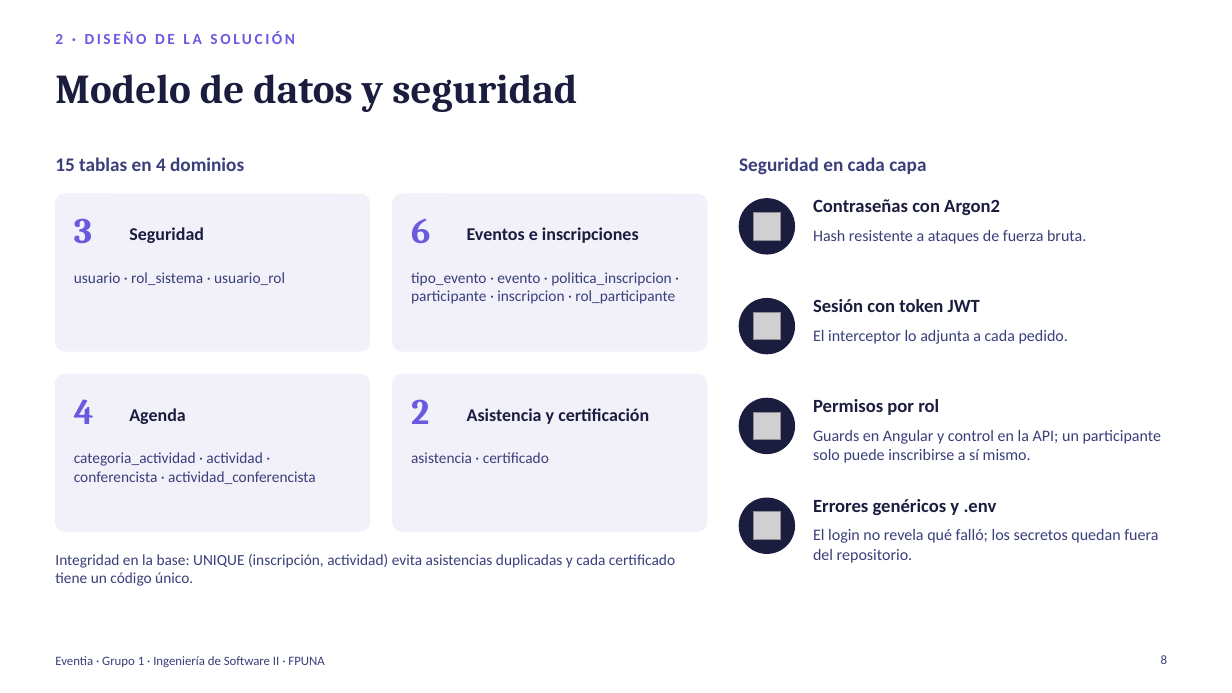
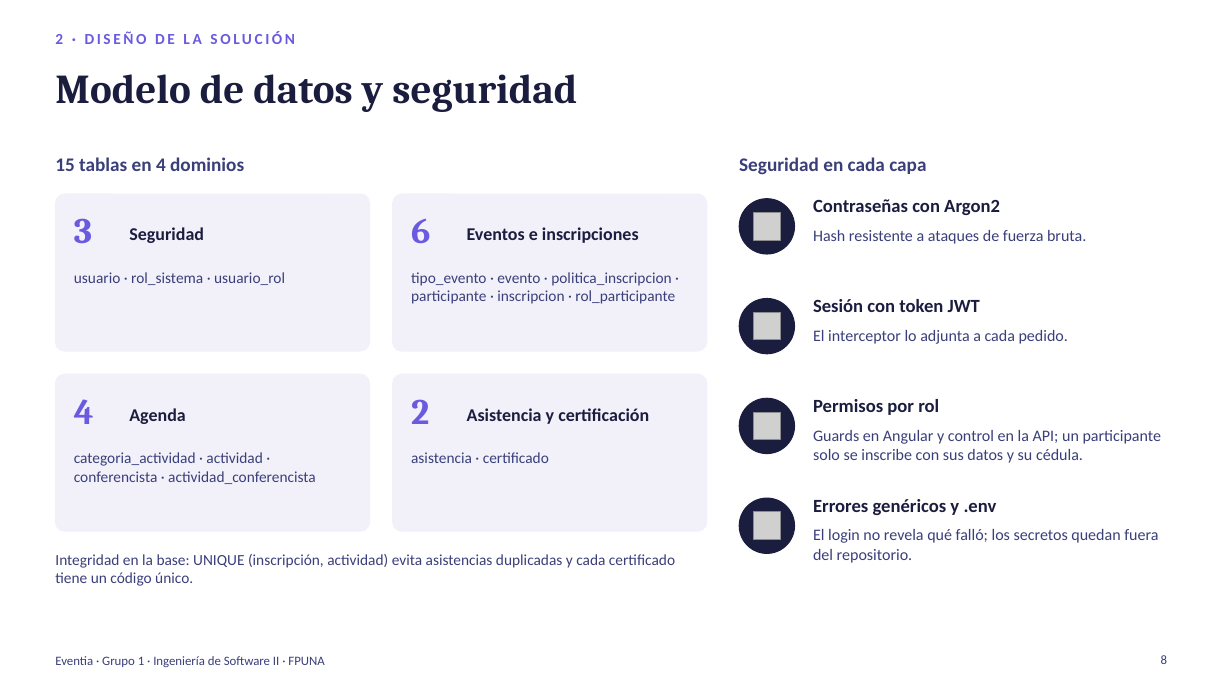
Before and after one commit to TobiasMiranda-FPUNA/Grupo-1-ING.-SOFT-II-Eventia, a slide deck: slide 8 of documentation/presentacion/Eventia_Presentacion.pptx. Drawn at 1232x693 pixels with LibreOffice and Linux fonts; fonts in the diff are those of the drawing; grey boxes stand for pictures. Boxes give left, top, right and bottom in pixels: in the first picture for what was removed or moved away, otherwise in the second. Text is boxed around its words. In the diff, an @@ line names an element or a change of style, - is before the commit and + after.

```diff
--- a/documentation/presentacion/Eventia_Presentacion.pptx
+++ b/documentation/presentacion/Eventia_Presentacion.pptx
@@ text at (813, 430, 1162, 463): text changed @@
-Guards en Angular y control en la API; un participante solo puede inscribirse a sí mismo.
+Guards en Angular y control en la API; un participante solo se inscribe con sus datos y su cédula.
```
Also in this commit, not shown: 4 other slides changed, 34 other files.
